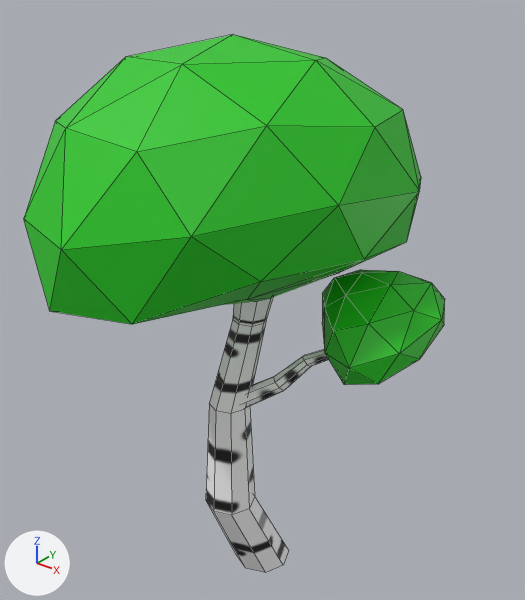
What one commit did to the FBX model Willpower/Assets/XD/Environment assets/birch.fbx.
Camera for both pictures: a camera (50 mm lens) standing at (3.09, -3.54, 4.93) and looking at (-0.24, 0.61, 2.35). Every picture has the same lights, and +X, +Y and +Z are marked at lower left. Mesh edges are drawn as thin lines. Where no turn or scale is listed for an object, it has been applied to the vertices.

Names of what the first picture shows: 'birch'.
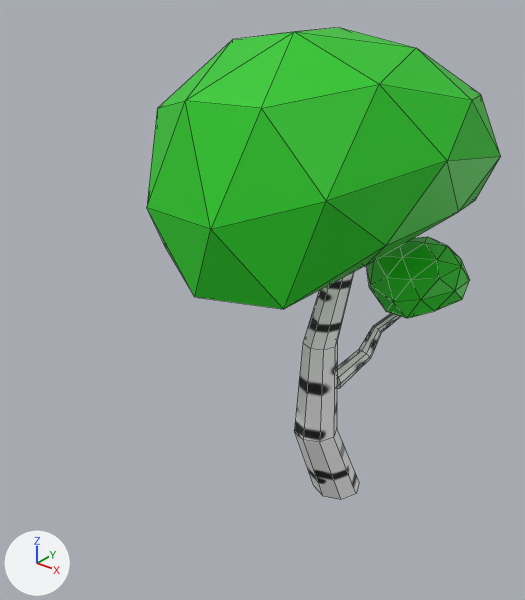
Where the change shows, as pixel boxes (x1, y1, x2, y2) in the pictures (525 x 600 px; the box of a moved part takes in the faces that stretch with it):
'birch', reshaped, shading changed, moved (16% narrower, 12% shorter)
    before: (24, 35, 445, 573)
    after: (147, 28, 501, 500)
part 1 of me_icosphere_002, moved or reshaped
    before: (24, 35, 445, 408)
    after: (147, 28, 501, 388)
part 2 of me_icosphere_002, shading changed
    before: (206, 318, 288, 573)
    after: (294, 272, 359, 500)

The change, as a diff of the scene's bpy script:
```diff
--- a/Willpower/Assets/XD/Environment assets/birch.fbx.py
+++ b/Willpower/Assets/XD/Environment assets/birch.fbx.py
@@ me_icosphere_002 @@
 # used by ob_birch; location = (0.0, 0.0, 0.0)
-me_icosphere_002.from_pydata(...)  # 163 vertices, 235 faces; spans x -1.2..1.4, y -1.41..1.6, z 0.0..4.44
+me_icosphere_002.from_pydata(...)  # 163 vertices, 235 faces; spans x -1.35..1.13, y -1.52..1.67, z 0.0..4.43
+# me_icosphere_002 part 1: 131 of 163 vertices moved; they spanned x -1.2..1.4, y -1.41..1.6, z 1.78..4.44 and now span x -1.35..1.13, y -1.52..1.67, z 1.34..4.43; mean shift (-0.24, 0.24, -0.3); largest move (1.1, -0.21, 2.6) -> (0.04, 1.53, 2.14)
+# me_icosphere_002 part 2: edges marked sharp go from 374 to 372
 me_icosphere_002.materials.append(mat_birch)
@@ ob_birch @@
 ob_birch = bpy.data.objects.new('birch', me_icosphere_002)
-ob_birch.location = (0.0, 0.0, 0.0)
+ob_birch.location = (0.006, 1.199, 0.0)
```
